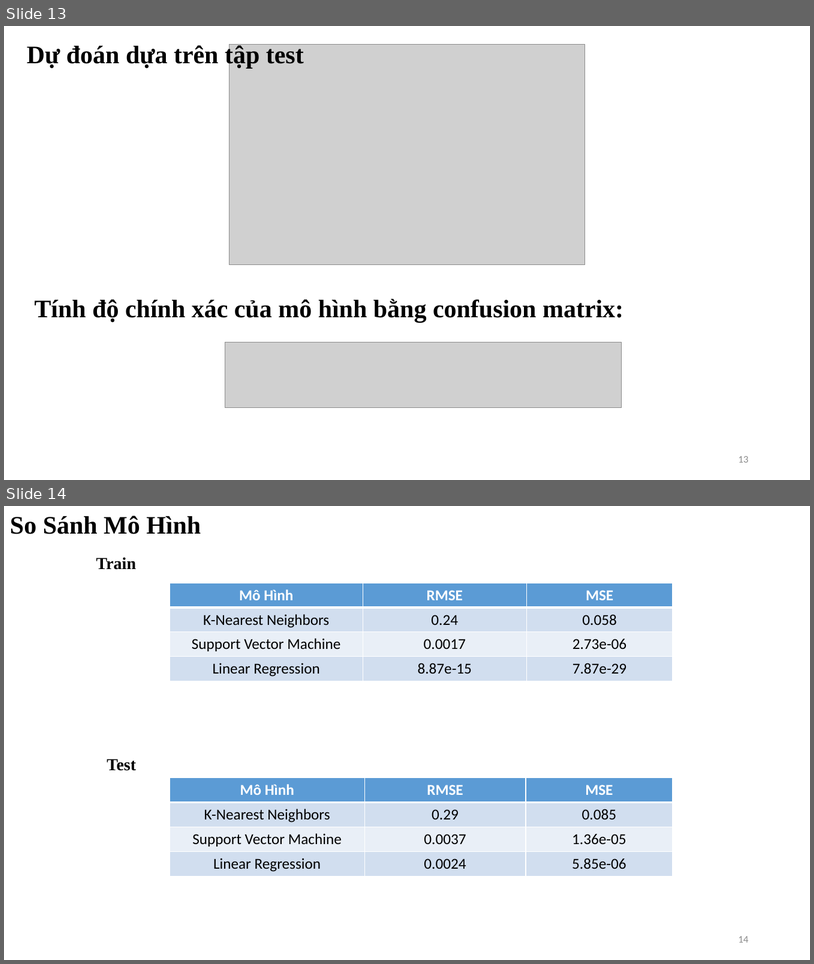
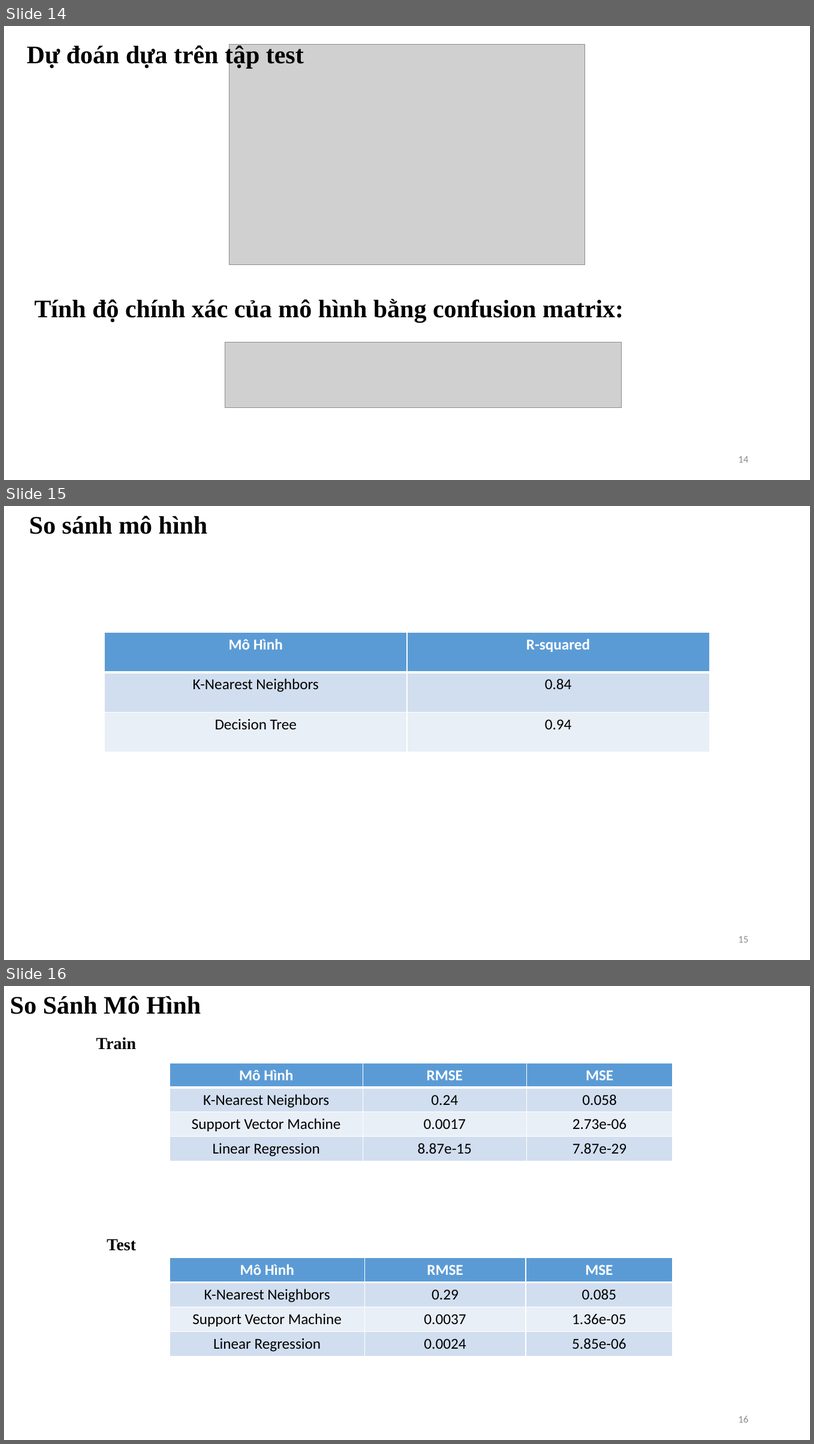
Before and after one commit to quocdunglxag123/Project-DM-Nhom10, a slide deck: Nhom10-report.pptx. Shown one above the other, each under a label of ours: slides 13 and 14 before the commit, slides 14, 15 and 16 after it. The pictures are 814x964 and 814x1444 pixels, drawn with LibreOffice and Linux fonts; fonts in the diff are those of the drawing; grey boxes stand for pictures. Boxes give left, top, right and bottom in pixels: in the first picture for what was removed or moved away, otherwise in the second. Text is boxed around its words. In the diff, an @@ line names an element or a change of style, - is before the commit and + after.

```diff
--- a/Nhom10-report.pptx
+++ b/Nhom10-report.pptx
@@ slide 15 added at (4, 506, 810, 960), background #FFFFFF @@
@@ text added at (29, 516, 208, 534), 30 pt, text #000000, bold @@
+So sánh mô hình
@@ table added at (104, 633, 710, 752), 3 rows, 2 columns @@
+Mô Hình | R-squared
+K-Nearest Neighbors | 0.84
+Decision Tree | 0.94
@@ page number added at (738, 936, 749, 942), 12 pt, text #8C8C8C @@
+15
@@ what was slide 13 is now slide 14 @@
@@ page number at (738, 456, 749, 462): text changed @@
-13
+14
@@ what was slide 14 is now slide 16 @@
@@ page number at (738, 1416, 749, 1422): text changed @@
-14
+16
```
Also in this commit, not shown: 1 other slide added.
